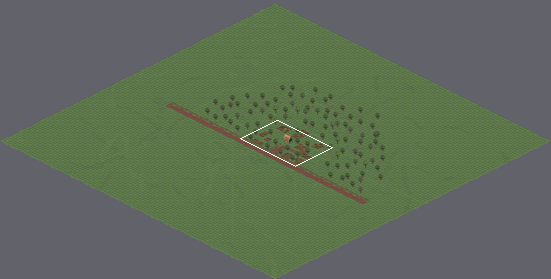
Tiled map -- assets/maps/world4.tmx. The first picture is a wide view before the edit; the outline marks the close-up.
Close-up. Before:
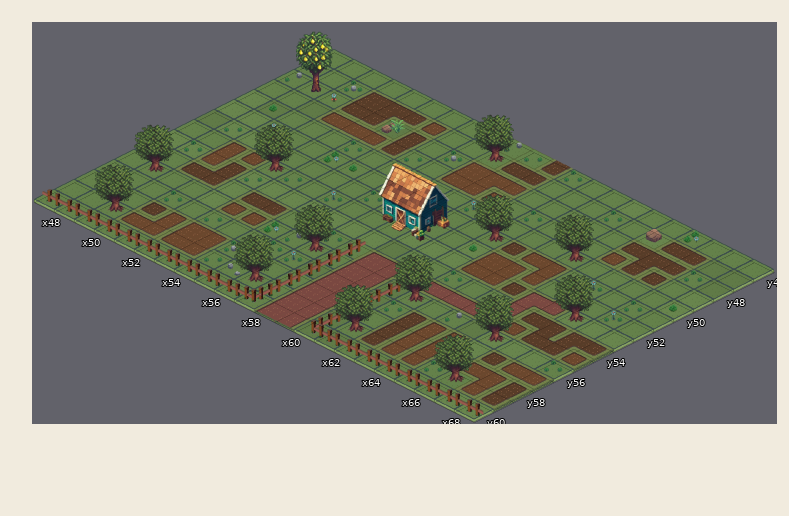
Cells are 128x64 px. Isometric: x runs down to the right, y down to the left. Shown: x 47..68, y 46..60. The commit also changed other parts of the map, which this record leaves out.
And afterwards:
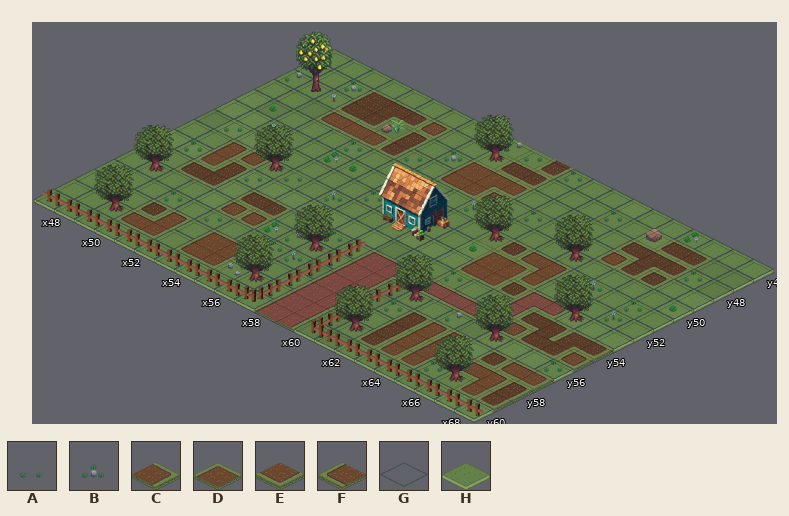
Key: from "decoration": A 0, B 4; from "fields": C 15, D 16, E 24, F 42; from "tiles": G 0, H 11.
_ is an empty cell, . an unchanged one.
Diff:
--- layer "ground"
@@ x 52..54 @@
-58 DCH
-59 FEH
+58 HDC
+59 HFE
--- layer "edit"
@@ x 62..62 @@
-47 G
+47 _
@@ x 48..67 @@
-49 ............G.......
-50 ..........G.........
-51 ............G....G.G
-52 G...........G.......
-53 ....G...............
-54 .............G......
-55 ........._..........
+49 ............_.......
+50 .........._.........
+51 ............_...._._
+52 _..........._.......
+53 ...._...............
+54 ............._......
+55 .........G..........
@@ x 52..55 @@
-58 _.G.
-59 _.GG
+58 G._.
+59 G.__
--- layer "decoration"
@@ x 54..54 @@
-58 B
-59 A
+58 _
+59 _
